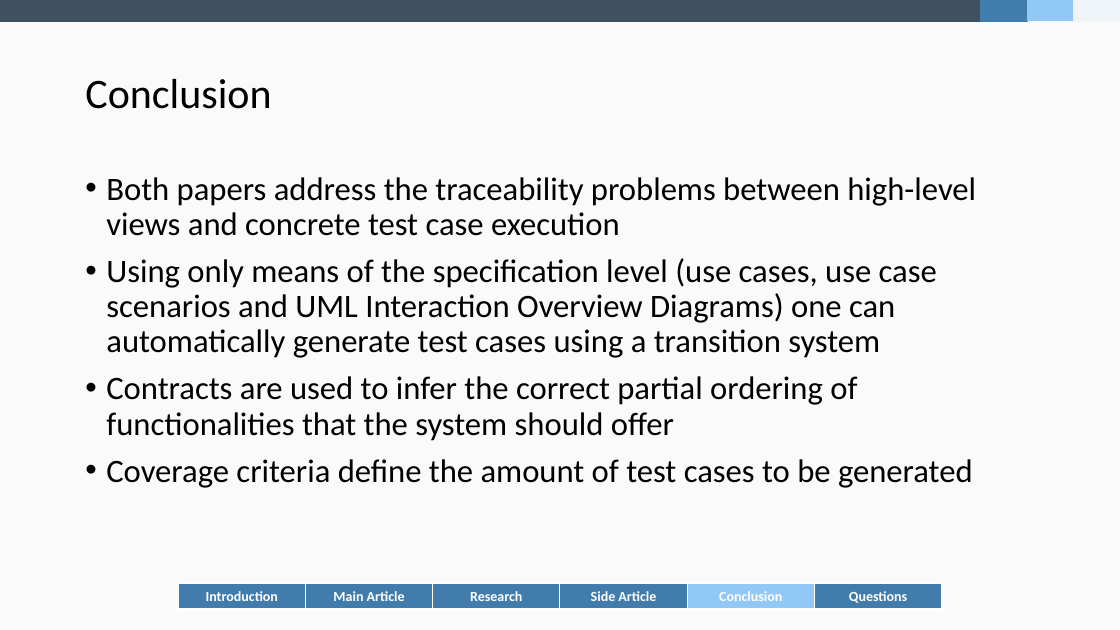
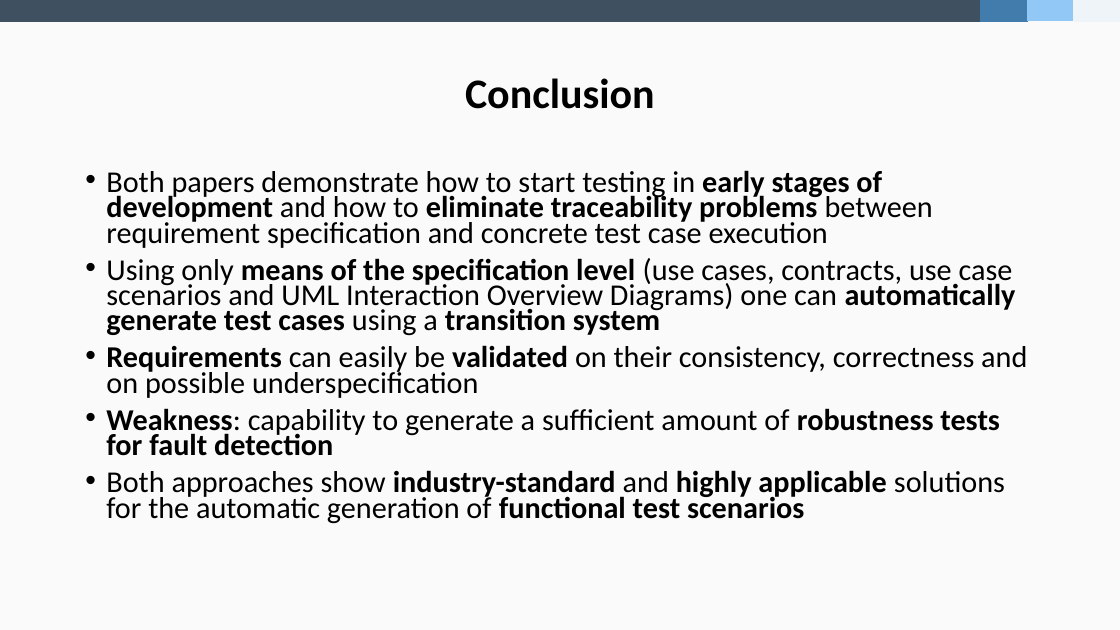
Before and after one commit to fidsusj/SWE-Seminar, a slide deck: slide 22 of doc/Final Presentation F. Hausberger.pptx (slide 17 before the commit). Drawn at 1120x630 pixels with LibreOffice and Linux fonts; fonts in the diff are those of the drawing. Boxes give left, top, right and bottom in pixels: in the first picture for what was removed or moved away, otherwise in the second. Text is boxed around its words. In the diff, an @@ line names an element or a change of style, - is before the commit and + after.

```diff
--- a/doc/Final Presentation F. Hausberger.pptx
+++ b/doc/Final Presentation F. Hausberger.pptx
@@ title "Conclusion" at (465,78,655,109): bold on; alignment left to centre @@
@@ text at (106,170,1027,524): text changed; size 28 to 25.9 pt @@
-• Both papers address the traceability problems between high-level views and concrete test case execution
-• Using only means of the specification level (use cases, use case scenarios and UML Interaction Overview Diagrams) one can automatically generate test cases using a transition system
-• Contracts are used to infer the correct partial ordering of functionalities that the system should offer
-• Coverage criteria define the amount of test cases to be generated
+• Both papers demonstrate how to start testing in early stages of development and how to eliminate traceability problems between requirement specification and concrete test case execution
+• Using only means of the specification level (use cases, contracts, use case scenarios and UML Interaction Overview Diagrams) one can automatically generate test cases using a transition system
+• Requirements can easily be validated on their consistency, correctness and on possible underspecification
+• Weakness: capability to generate a sufficient amount of robustness tests for fault detection
+• Both approaches show industry-standard and highly applicable solutions for the automatic generation of functional test scenarios
@@ table removed at (178,584,939,609), 1 rows, 6 columns @@
-Introduction | Main Article | Research | Side Article | Conclusion | Questions
```
Also in this commit, not shown: 5 other slides changed, 6 slides added, 1 slide removed.
